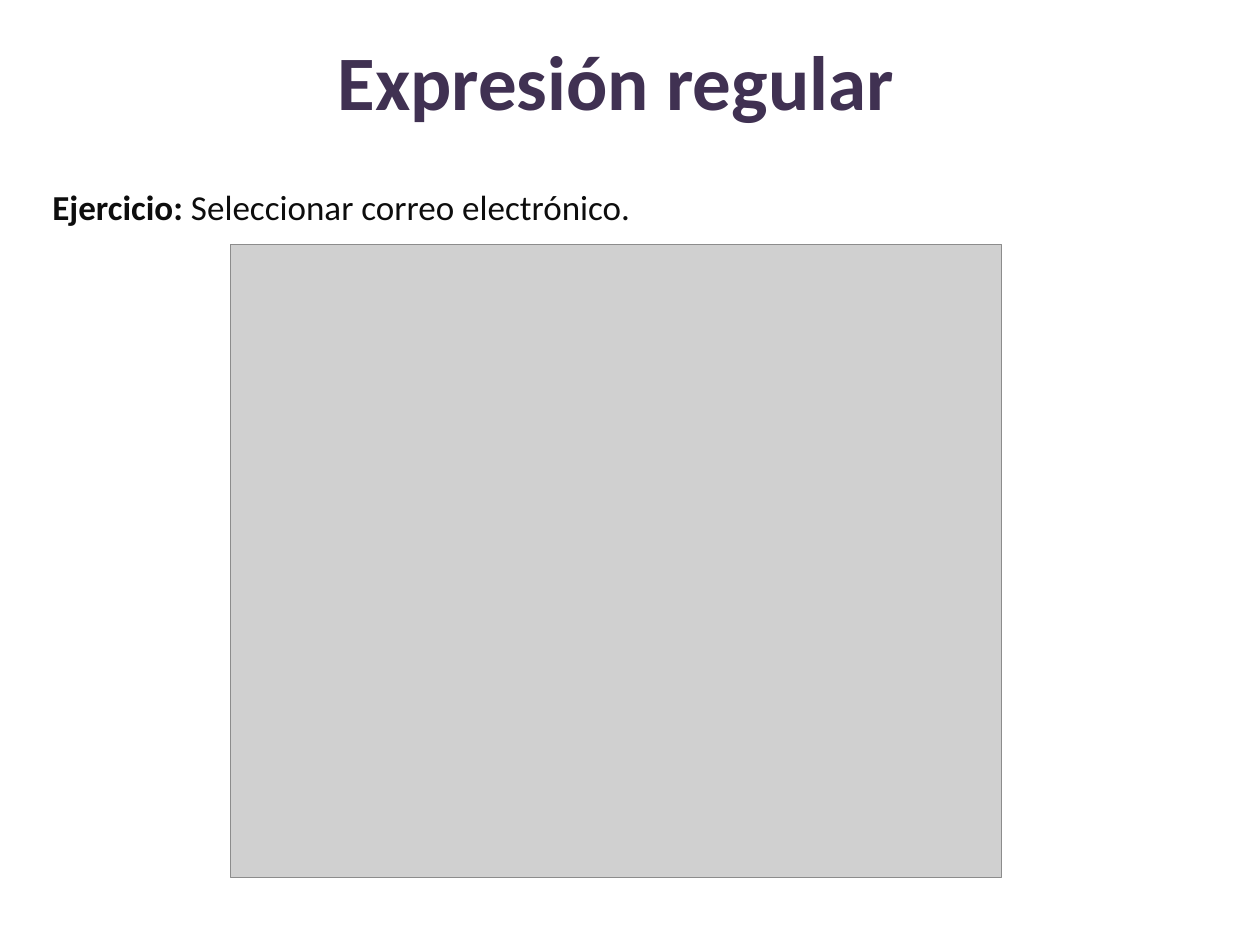
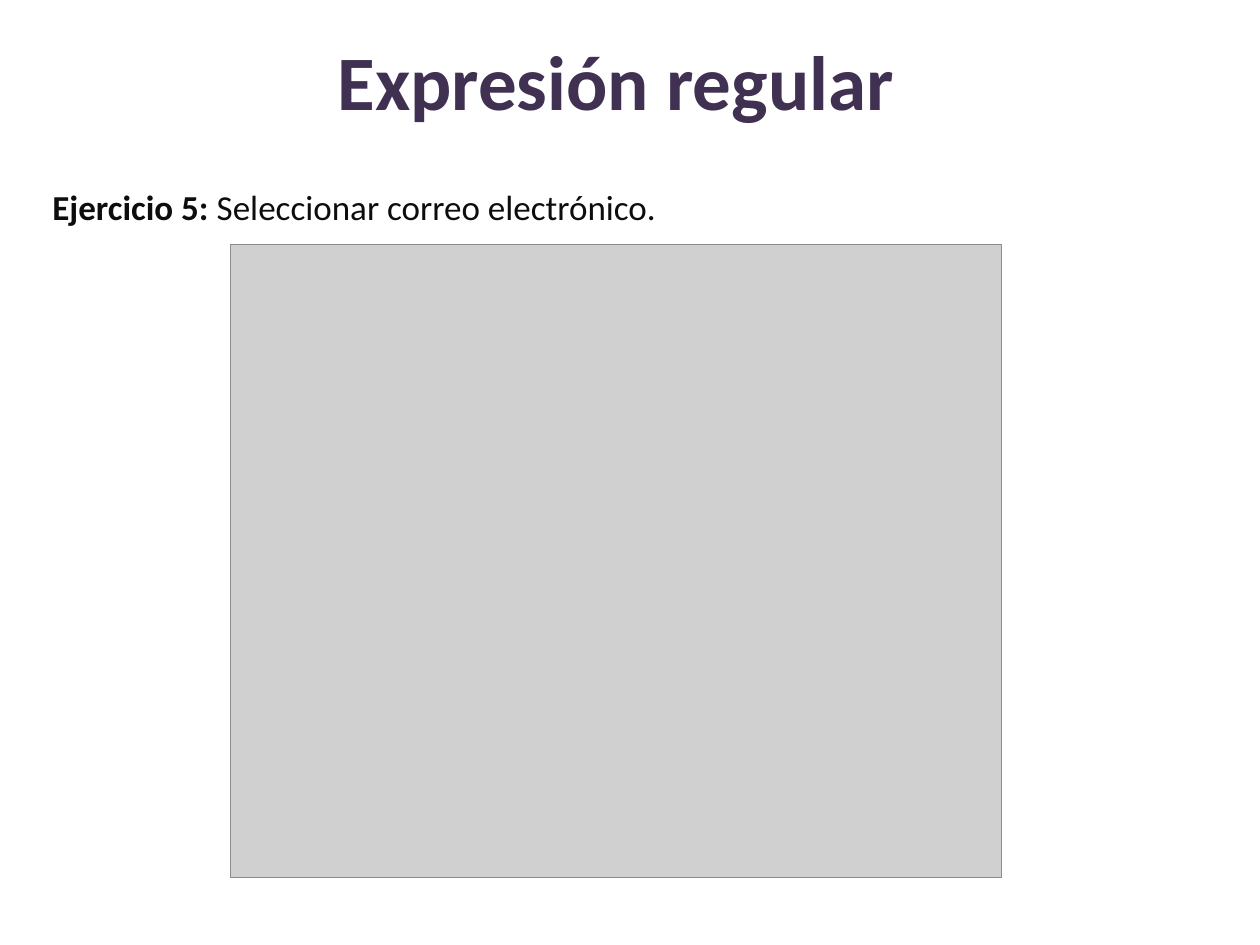
Before and after one commit to lizetheP/Analitica, a slide deck: slide 52 of CalendarioAgo24/presentaciones/18_Expresiones_regulares.pptx (slide 51 before the commit). Drawn at 1260x945 pixels with LibreOffice and Linux fonts; fonts in the diff are those of the drawing; grey boxes stand for pictures. Boxes give left, top, right and bottom in pixels: in the first picture for what was removed or moved away, otherwise in the second. Text is boxed around its words. In the diff, an @@ line names an element or a change of style, - is before the commit and + after.

```diff
--- a/CalendarioAgo24/presentaciones/18_Expresiones_regulares.pptx
+++ b/CalendarioAgo24/presentaciones/18_Expresiones_regulares.pptx
@@ text at <box>52,195,656,226</box>: text changed @@
-Ejercicio: Seleccionar correo electrónico.
+Ejercicio 5: Seleccionar correo electrónico.
```
Also in this commit, not shown: 9 other slides changed, 1 slide added, 13 other files.
